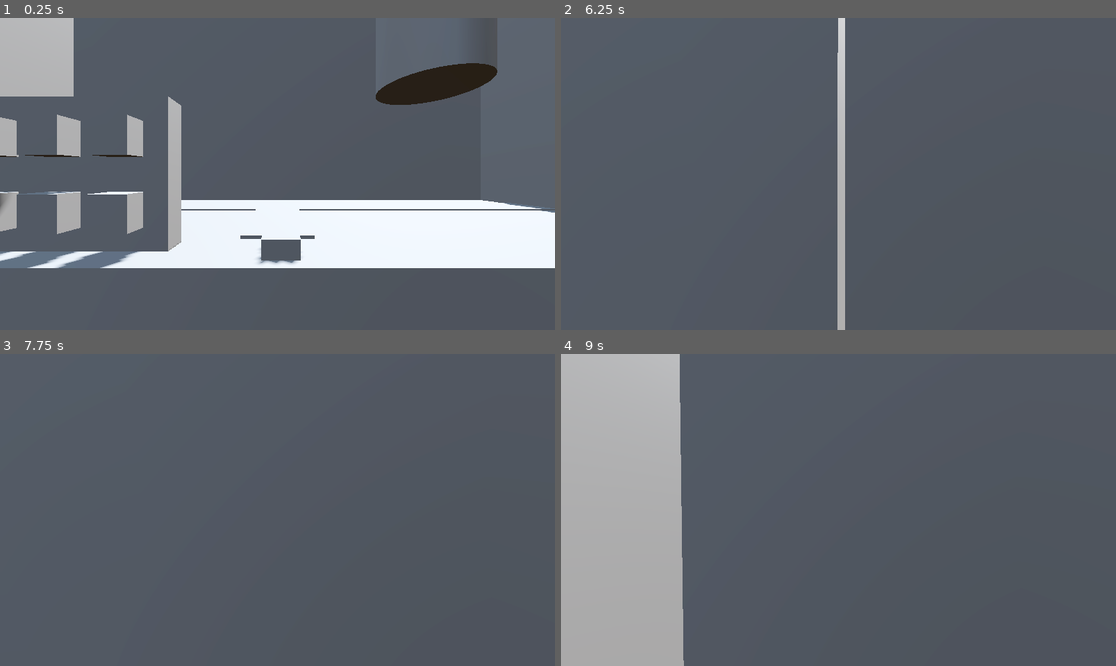
Above: before the commit, frames 1-4 (two rows, left to right).
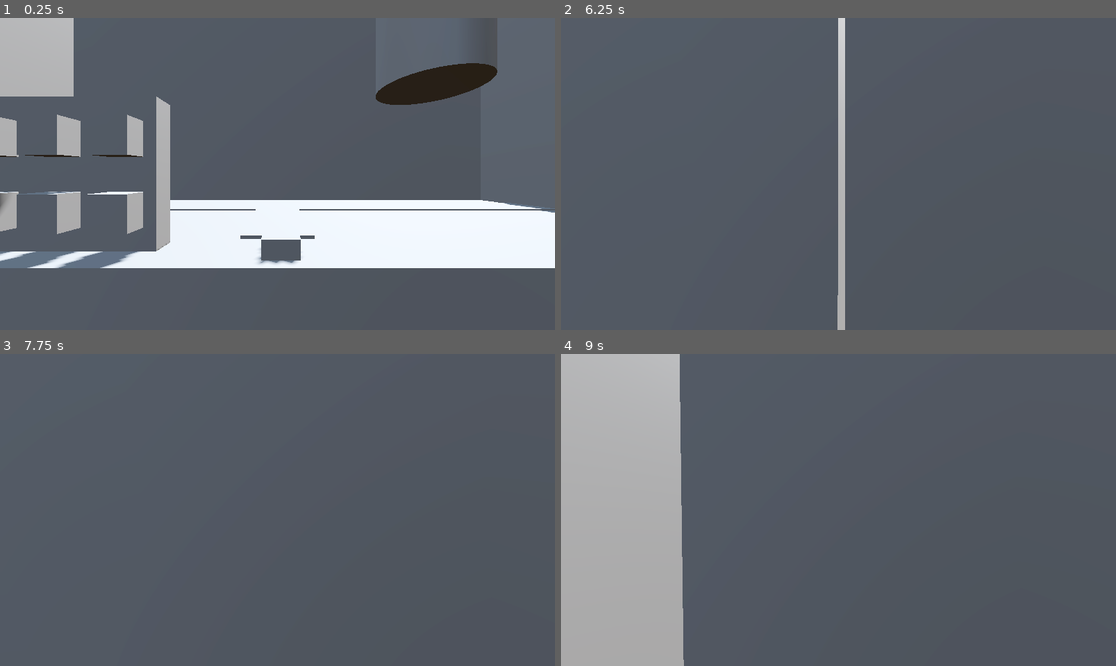
Above: after the commit, the same moments.

Repository: MrAwesomeOwl/scamajohn
Game: Godot game, scene res://main.tscn
The game is run twice, just before and just after one commit, with the same random seed, the same clock (stepped at 60 frames per second) and the same inputs.
Inputs (mouse positions are in pixels of both pictures, inside the frame that each line leads up to):
- Up to frame 1 (0.25 s): no input
- Up to frame 2 (6.25 s): tap Enter (ui_accept) at 0.5, 0.77, 1.52, 2, 2.75, 3.02, 3.5, 3.77, 4.25, 4.52, 5, 6.02 s; move the mouse to (866, 174) at 0.52 s; hold W (forward) 0.53-5.78 s; click (866, 174) at 0.6 s; move the mouse to (810, 174) at 1.27 s; click (810, 174) at 1.35 s; move the mouse to (849, 167) at 2.02 s; click (849, 167) at 2.1 s; move the mouse to (832, 180) at 2.77 s; click (832, 180) at 2.85 s; move the mouse to (877, 177) at 3.52 s; click (877, 177) at 3.6 s; move the mouse to (794, 170) at 4.27 s; click (794, 170) at 4.35 s; move the mouse to (844, 174) at 5.02 s; click (844, 174) at 5.1 s; move the mouse to (816, 167) at 5.77 s; hold D (right) from 5.78 s (still down); click (816, 167) at 5.85 s
- Up to frame 3 (7.75 s): move the mouse to (305, 510) at 6.52 s; release D (right) at 6.53 s; hold W (forward) from 6.53 s (still down); click (305, 510) at 6.6 s; tap Enter (ui_accept) at 6.77, 7.52 s; move the mouse to (249, 510) at 7.27 s; click (249, 510) at 7.35 s
- Up to frame 4 (9 s): move the mouse to (849, 503) at 8.02 s; click (849, 503) at 8.1 s; move the mouse to (832, 516) at 8.77 s; release W (forward) at 8.78 s; hold A (left) from 8.78 s (still down); click (832, 516) at 8.85 s

The runs differ from the first frame. In frame 1, 2.0% of the frame differs, in the area x 28-33%, y 25-75%; in frame 2, 0.1%; in frame 3, less than 0.1%; in frame 4, less than 0.1%.
Error in both runs: Cannot call method 'has_meta' on a null value. (res://scripts/character.gd:26)

Commit message:
Kidney and Gun Buttons

Diff:
--- a/main.tscn
+++ b/main.tscn
@@ -31,7 +31,7 @@
 [sub_resource type="CylinderMesh" id="CylinderMesh_lquwl"]
 
 [sub_resource type="BoxShape3D" id="BoxShape3D_ig7tw"]
-size = Vector3(2.99597, 1.81824, 0.320892)
+size = Vector3(3.49457, 1.81824, 0.320892)
 
 [sub_resource type="BoxMesh" id="BoxMesh_0xm2m"]
 
@@ -157,14 +157,14 @@
 skeleton = NodePath("")
 
 [node name="ButtonBoard" type="StaticBody3D" parent="."]
-transform = Transform3D(1, 0, 0, 0, 1, 0, 0, 0, 1, -2.72546, 1.38894, -2.4295)
+transform = Transform3D(1, 0, 0, 0, 1, 0, 0, 0, 1, -2.85523, 1.38894, -2.4295)
 
 [node name="CollisionShape3D" type="CollisionShape3D" parent="ButtonBoard"]
-transform = Transform3D(1, 0, 0, 0, 1, 0, 0, 0, 1, 0.00189209, 0.409119, 0.00563049)
+transform = Transform3D(1, 0, 0, 0, 1, 0, 0, 0, 1, -0.247406, 0.409119, 0.00563049)
 shape = SubResource("BoxShape3D_ig7tw")
 
 [node name="MeshInstance3D" type="MeshInstance3D" parent="ButtonBoard"]
-transform = Transform3D(3, 0, 0, 0, 2, 0, 0, 0, 0.3, 0, 0.320522, 0)
+transform = Transform3D(3.5, 0, 0, 0, 2, 0, 0, 0, 0.3, -0.254647, 0.320522, 0)
 cast_shadow = 0
 mesh = SubResource("BoxMesh_0xm2m")
 skeleton = NodePath("../CollisionShape3D")
@@ -304,3 +304,31 @@
 [node name="MeshInstance3D" type="MeshInstance3D" parent="LighterButton"]
 transform = Transform3D(0.4, 0, 0, 0, 0.4, 0, 0, 0, 0.4, 0, 0, 0)
 mesh = SubResource("BoxMesh_lquwl")
+
+[node name="KidneyButton" type="StaticBody3D" parent="."]
+transform = Transform3D(1, 0, 0, 0, 1, 0, 0, 0, 1, -4.506, 2.23241, -2.23215)
+script = ExtResource("2_0xm2m")
+object_scene = "res://scenes/objects/cube.tscn"
+metadata/isButton = true
+
+[node name="CollisionShape3D" type="CollisionShape3D" parent="KidneyButton"]
+transform = Transform3D(0.4, 0, 0, 0, 0.4, 0, 0, 0, 0.4, 0, 0, 0)
+shape = SubResource("BoxShape3D_1bvp3")
+
+[node name="MeshInstance3D" type="MeshInstance3D" parent="KidneyButton"]
+transform = Transform3D(0.4, 0, 0, 0, 0.4, 0, 0, 0, 0.4, 0, 0, 0)
+mesh = SubResource("BoxMesh_lquwl")
+
+[node name="GunButton" type="StaticBody3D" parent="."]
+transform = Transform3D(1, 0, 0, 0, 1, 0, 0, 0, 1, -4.506, 1.43686, -2.23215)
+script = ExtResource("2_0xm2m")
+object_scene = "res://scenes/objects/cube.tscn"
+metadata/isButton = true
+
+[node name="CollisionShape3D" type="CollisionShape3D" parent="GunButton"]
+transform = Transform3D(0.4, 0, 0, 0, 0.4, 0, 0, 0, 0.4, 0, 0, 0)
+shape = SubResource("BoxShape3D_1bvp3")
+
+[node name="MeshInstance3D" type="MeshInstance3D" parent="GunButton"]
+transform = Transform3D(0.4, 0, 0, 0, 0.4, 0, 0, 0, 0.4, 0, 0, 0)
+mesh = SubResource("BoxMesh_lquwl")
